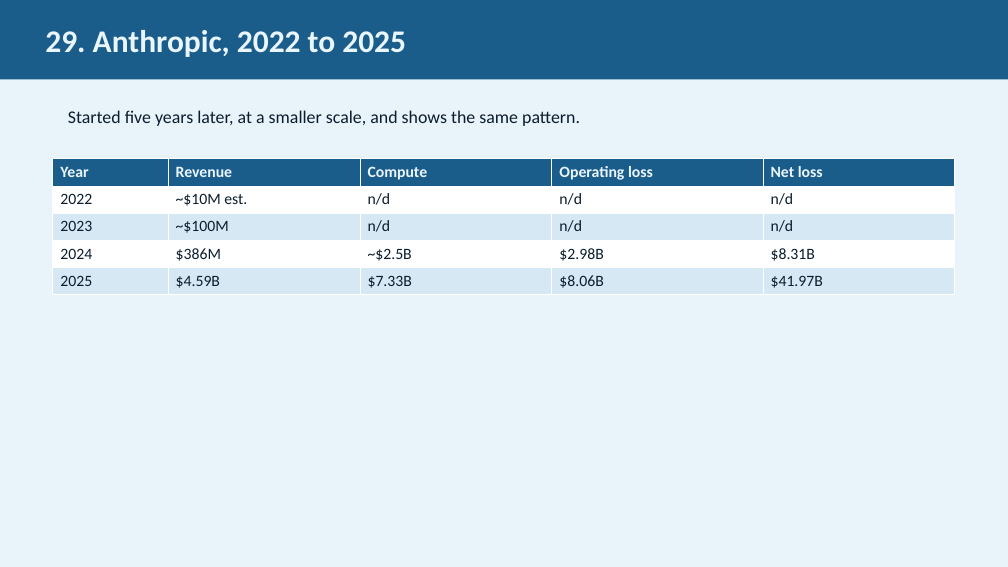
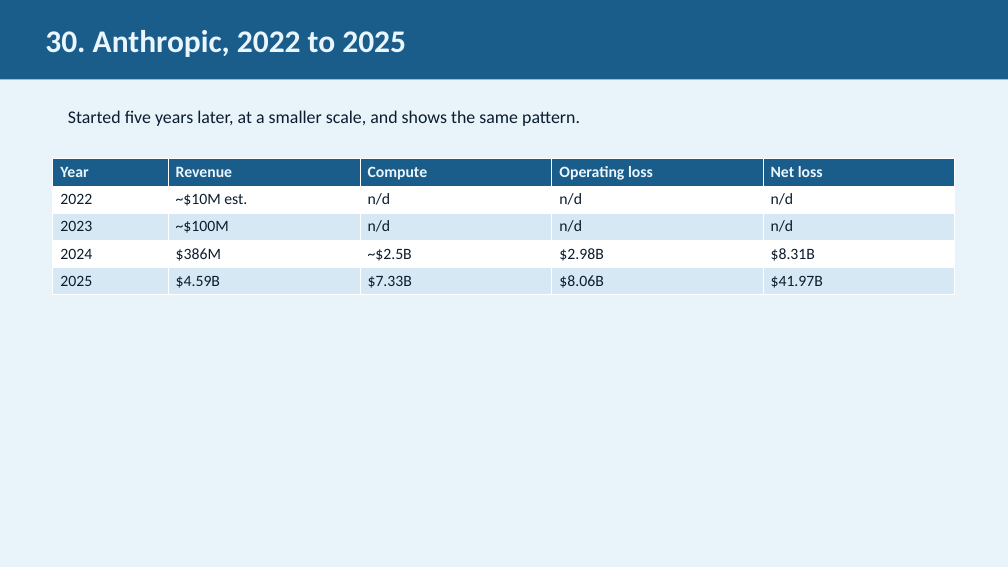
Before and after one commit to JimFawcett/NewSite, a slide deck: slide 30 of AI Presentation 2026/AI_Presentation.pptx (slide 29 before the commit). Drawn at 1008x567 pixels with LibreOffice and Linux fonts; fonts in the diff are those of the drawing. Boxes give left, top, right and bottom in pixels: in the first picture for what was removed or moved away, otherwise in the second. Text is boxed around its words. In the diff, an @@ line names an element or a change of style, - is before the commit and + after.

```diff
--- a/AI Presentation 2026/AI_Presentation.pptx
+++ b/AI Presentation 2026/AI_Presentation.pptx
@@ text in rectangle at bbox=[45, 30, 406, 57]: text changed @@
-29. Anthropic, 2022 to 2025
+30. Anthropic, 2022 to 2025
```
Also in this commit, not shown: 14 other slides changed, 1 slide added.
